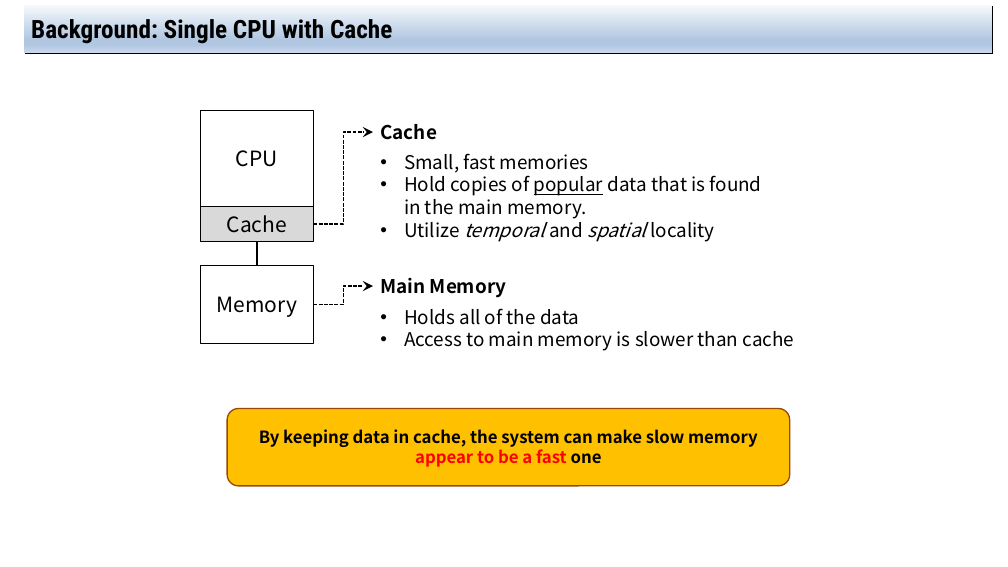
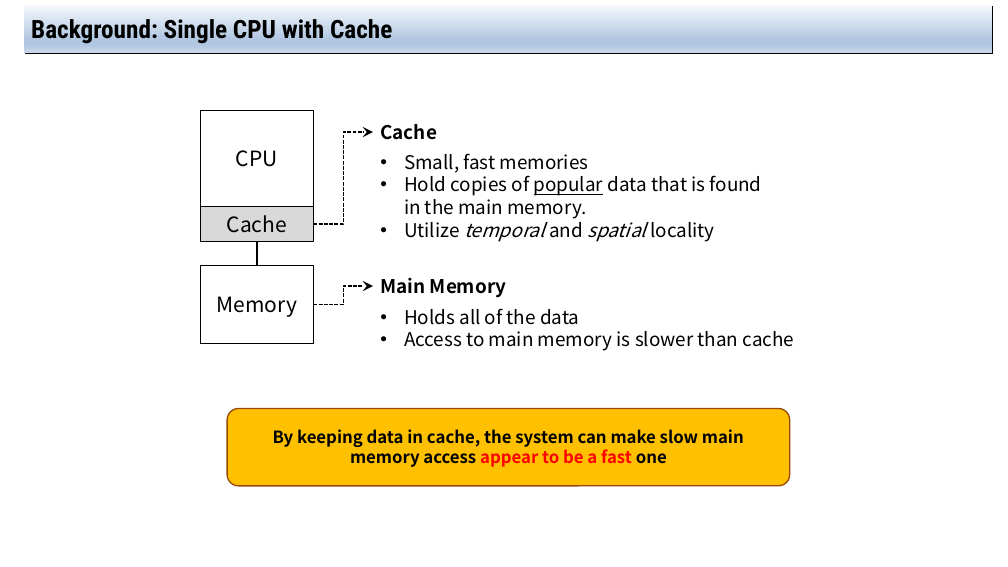
Before and after one commit to jachermocilla/extra-course-materials, a slide deck: slide 6 of cmsc125/ostep/slides/01.Virtualization/10.Multiprocessor_Scheduling(Advanced).pptx. Drawn at 1008x567 pixels with LibreOffice and Linux fonts; fonts in the diff are those of the drawing. Boxes give left, top, right and bottom in pixels: in the first picture for what was removed or moved away, otherwise in the second. Text is boxed around its words. In the diff, an @@ line names an element or a change of style, - is before the commit and + after.

```diff
--- a/cmsc125/ostep/slides/01.Virtualization/10.Multiprocessor_Scheduling(Advanced).pptx
+++ b/cmsc125/ostep/slides/01.Virtualization/10.Multiprocessor_Scheduling(Advanced).pptx
@@ text in rounded rectangle at (273, 429, 744, 467): text changed @@
-By keeping data in cache, the system can make slow memory appear to be a fast one
+By keeping data in cache, the system can make slow main memory access appear to be a fast one
```
Also in this commit, not shown: 10 other slides changed, 1 slide added, 1 other file.
